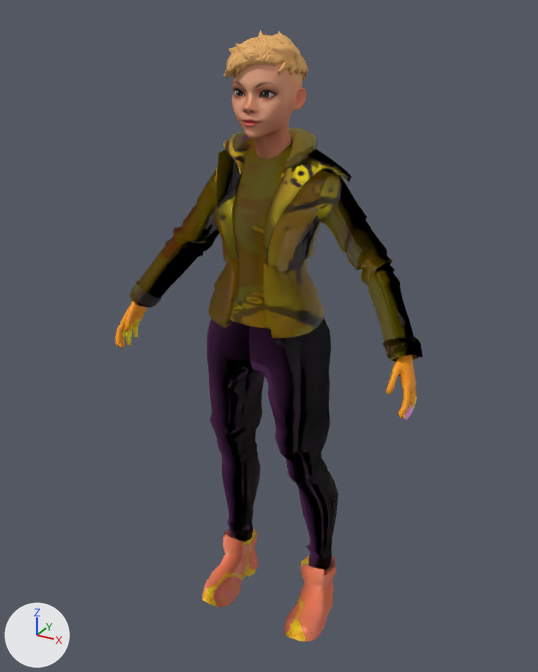
An edit to the FBX model Assets/Models/BrownJacket.fbx, drawn before and after from the same camera.
The view is the same before and after, from a camera (50 mm lens) standing at (0.934, -1.737, 1.816) and looking at (-0.015, -0.012, 0.953). Every picture has the same lights, and +X, +Y and +Z are marked at lower left. The first picture is the older version. Vertices at exactly the same position are counted once.

In view in the first picture: 'Wolf3D_Body', 'Wolf3D_Hair', 'Wolf3D_Head', 'Wolf3D_Outfit_Bottom', 'Wolf3D_Outfit_Footwear', 'Wolf3D_Outfit_Top' and 2 more.
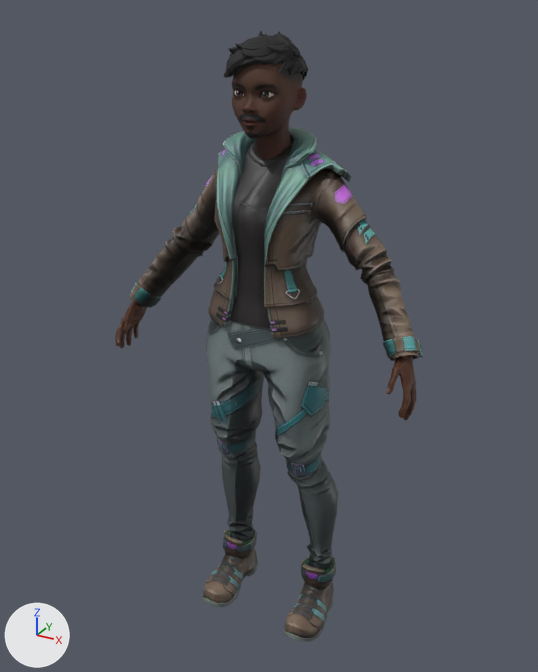
Changed parts and their boxes (x1, y1, x2, y2) in the pictures (538 x 672 px):
'Wolf3D_Outfit_Top', surface changed, shading changed: (130, 128, 423, 361) in both
'Wolf3D_Outfit_Bottom', surface changed (lighter): (207, 318, 338, 570) in both
'Wolf3D_Outfit_Footwear', surface changed (darker): (202, 529, 336, 642) in both
'Wolf3D_Head', surface changed (darker): (232, 62, 307, 160) in both
'Wolf3D_Hair', surface changed (orange to black): (224, 30, 308, 80) in both
'Wolf3D_Body', surface changed: (115, 301, 417, 421) in both

Patch to the scene script:
```diff
--- a/Assets/Models/BrownJacket.fbx.py
+++ b/Assets/Models/BrownJacket.fbx.py
@@ mat_wolf3d_skin @@
 mat_wolf3d_skin = principled_material('Wolf3D_Skin')
-mat_wolf3d_skin.texture = img_image_1_jpg
+mat_wolf3d_skin.texture = img_brownjacket_skin_jpg
 mat_wolf3d_skin.roughness = 0.7
@@ mat_wolf3d_outfit_top @@
 n2 = _N.new('ShaderNodeTexImage'); n2.name = 'Image Texture'
-n2.image = img_image_13_jpg
+n2.image = img_brownjacket_top_jpg
 n3 = _N.new('ShaderNodeTexImage'); n3.name = 'Image Texture.001'
-n3.image = img_image_12_jpg
+n3.image = img_brownjacket_topbump_jpg
 n4 = _N.new('ShaderNodeNormalMap'); n4.name = 'Normal Map'
@@ mat_wolf3d_body @@
 n2 = _N.new('ShaderNodeTexImage'); n2.name = 'Image Texture'
-n2.image = img_image_15_jpg
+n2.image = img_brownjacket_hands_jpg
 n3 = _N.new('ShaderNodeTexImage'); n3.name = 'Image Texture.001'
-n3.image = img_image_5_jpg
+n3.image = img_brownjacket_skinbump_jpg
 n4 = _N.new('ShaderNodeNormalMap'); n4.name = 'Normal Map'
@@ mat_wolf3d_outfit_bottom @@
 n2 = _N.new('ShaderNodeTexImage'); n2.name = 'Image Texture'
-n2.image = img_image_7_jpg
+n2.image = img_brownjacket_pants_jpg
 n3 = _N.new('ShaderNodeTexImage'); n3.name = 'Image Texture.001'
-n3.image = img_image_6_jpg
+n3.image = img_brownjacket_pantsbump_jpg
 n4 = _N.new('ShaderNodeNormalMap'); n4.name = 'Normal Map'
@@ mat_wolf3d_outfit_footwear @@
 n2 = _N.new('ShaderNodeTexImage'); n2.name = 'Image Texture'
-n2.image = img_image_10_jpg
+n2.image = img_brownjacket_shoes_jpg
 n3 = _N.new('ShaderNodeTexImage'); n3.name = 'Image Texture.001'
-n3.image = img_image_9_jpg
+n3.image = img_brownjacket_shoesbump_jpg
 n4 = _N.new('ShaderNodeNormalMap'); n4.name = 'Normal Map'
@@ mat_wolf3d_hair @@
 n2 = _N.new('ShaderNodeTexImage'); n2.name = 'Image Texture'
-n2.image = img_image_4_jpg
+n2.image = img_brownjacket_hair_jpg
 n3 = _N.new('ShaderNodeTexImage'); n3.name = 'Image Texture.001'
-n3.image = img_image_3_jpg
+n3.image = img_brownjacket_hairbump_jpg
 n4 = _N.new('ShaderNodeNormalMap'); n4.name = 'Normal Map'
@@ me_wolf3d_outfit_top @@
 me_wolf3d_outfit_top.from_pydata(...)  # 2295 vertices, 4420 faces; spans x -0.446..0.446, y -0.161..0.083, z 0.983..1.532
+# me_wolf3d_outfit_top part 1: its shading normals changed
 me_wolf3d_outfit_top.materials.append(mat_wolf3d_outfit_top)
```
